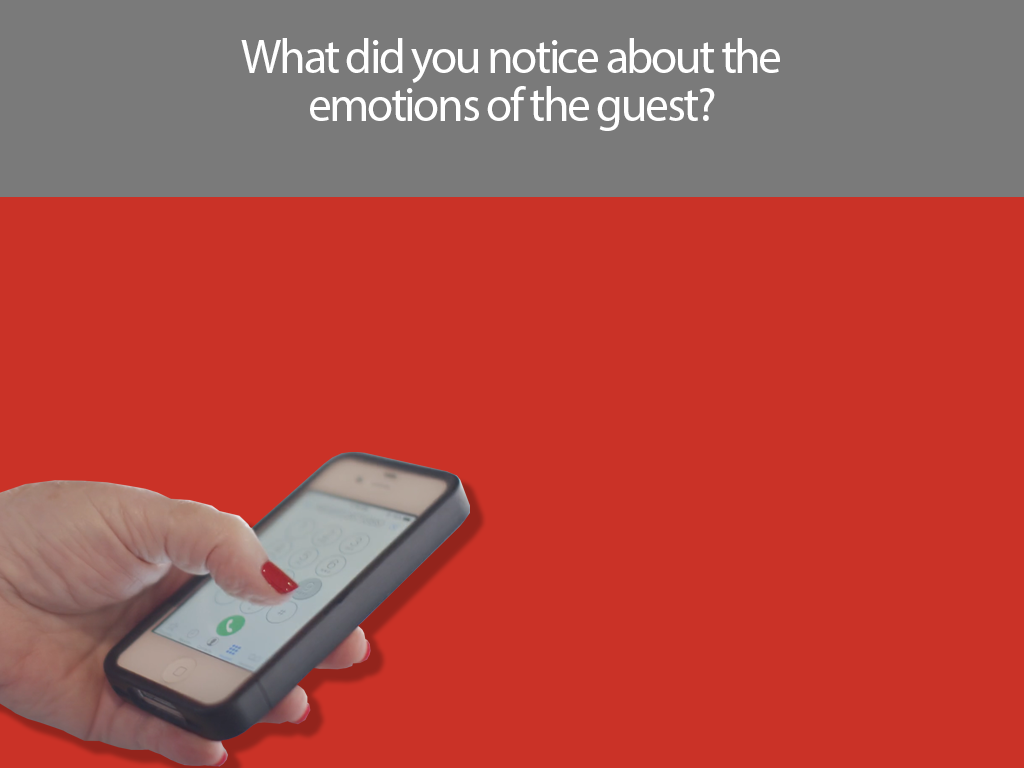
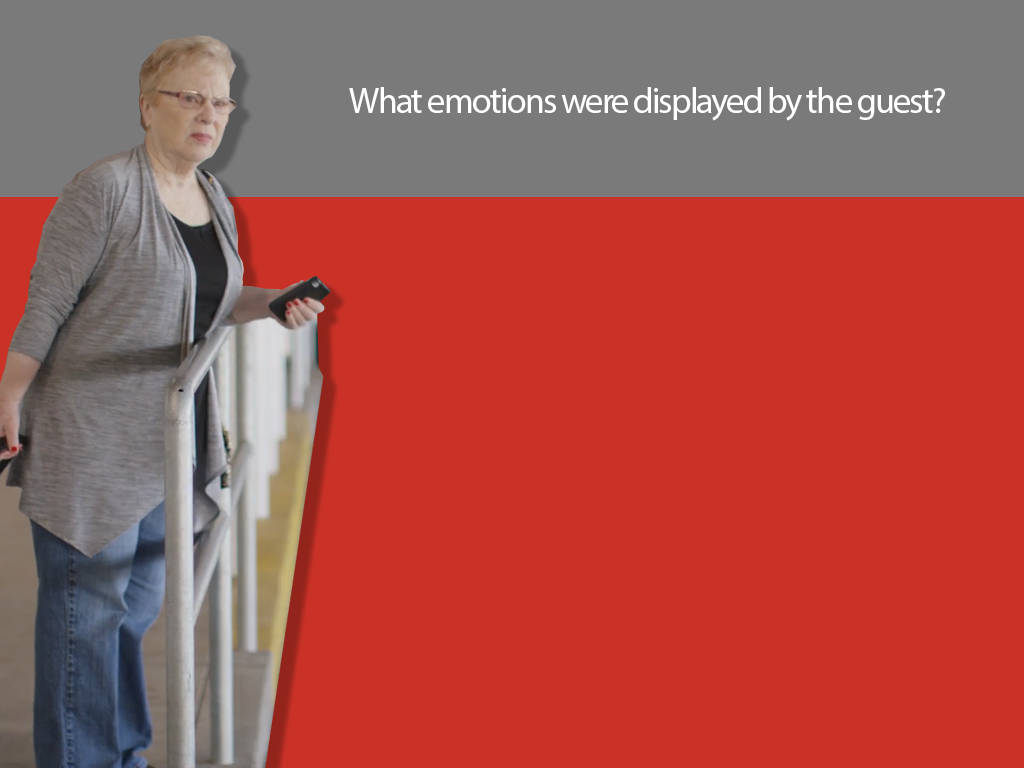
The second w=1024, h=768 image is a revision of the first. Changes to its layers:
added layer "Layer 5" above "What emotions were displayed by the guest?" over [0, 35, 331, 768]
renamed "What did you notice about the emotions of the guest?" to "What emotions were displayed by the guest?", painted on it over [241, 38, 945, 131]
hid "Layer 3" over [0, 452, 470, 767]
